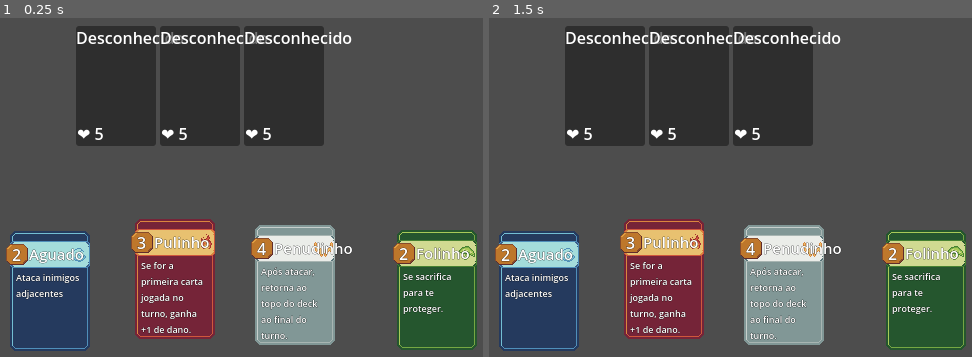
Above: before the commit, frames 1-2 (left to right).
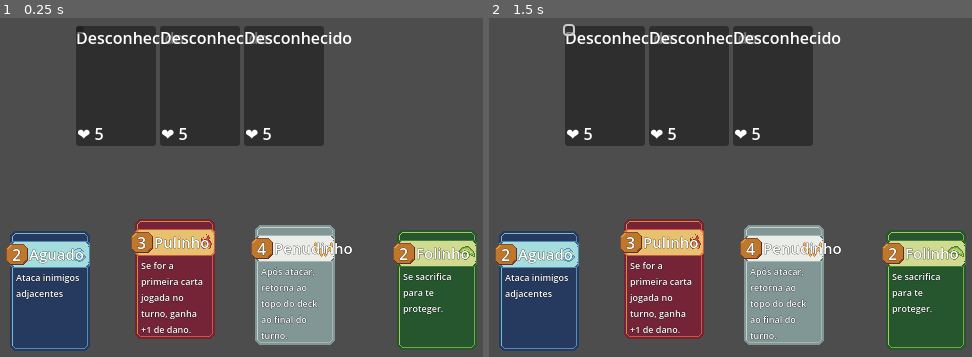
Above: after the commit, the same moments.

Repository: JonathanGoveira/CardGameTemplateGodot
Game: Godot game, scene res://scenes/battle_scene.tscn
Same seed, same stepped clock (60 frames per second), same inputs: the game is played once before the commit and once after it.
Inputs (mouse positions are in pixels of both pictures, inside the frame that each line leads up to):
- Up to frame 1 (0.25 s): no input
- Up to frame 2 (1.5 s): click (571, 31) at 0.52 s; click (571, 31) at 1.27 s

The runs differ from the first frame. In frame 1, less than 0.1% of the frame differs, in the area x 15-18%, y 4-5%; in frame 2, less than 0.1%, in the area x 15-18%, y 1-6%.

Commit message:
Update board.tscn

Diff:
--- a/cardgametemplate/scenes/battle/board.tscn
+++ b/cardgametemplate/scenes/battle/board.tscn
@@ -8,32 +8,39 @@
 anchors_preset = 0
 script = ExtResource("1_qmi5o")
 
-[node name="Margin" type="MarginContainer" parent="."]
+[node name="EnemyBoard" type="HBoxContainer" parent="."]
+layout_mode = 2
+offset_right = 248.0
+offset_bottom = 120.0
+
+[node name="Inimigo" parent="EnemyBoard" instance=ExtResource("2_qmi5o")]
+layout_mode = 2
+
+[node name="Inimigo2" parent="EnemyBoard" instance=ExtResource("2_qmi5o")]
+layout_mode = 2
+
+[node name="Inimigo3" parent="EnemyBoard" instance=ExtResource("2_qmi5o")]
+layout_mode = 2
+
+[node name="DeckManager" type="Node" parent="."]
+
+[node name="HandPlayer" type="HBoxContainer" parent="."]
+layout_mode = 2
+offset_top = 128.0
+offset_right = 248.0
+offset_bottom = 128.0
+
+[node name="VisualDeck" type="Control" parent="."]
+anchors_preset = 0
+offset_right = 40.0
+offset_bottom = 40.0
+
+[node name="TextureRect" type="TextureRect" parent="VisualDeck"]
 layout_mode = 0
 offset_right = 40.0
 offset_bottom = 40.0
 
-[node name="Layout" type="VBoxContainer" parent="Margin"]
-layout_mode = 2
-
-[node name="EnemyRow" type="HBoxContainer" parent="Margin/Layout"]
-layout_mode = 2
-
-[node name="Inimigo" parent="Margin/Layout/EnemyRow" instance=ExtResource("2_qmi5o")]
-layout_mode = 2
-
-[node name="Inimigo2" parent="Margin/Layout/EnemyRow" instance=ExtResource("2_qmi5o")]
-layout_mode = 2
-
-[node name="Inimigo3" parent="Margin/Layout/EnemyRow" instance=ExtResource("2_qmi5o")]
-layout_mode = 2
-
-[node name="Margin" type="MarginContainer" parent="Margin/Layout"]
-layout_mode = 2
-
-[node name="PlayerRow" type="HBoxContainer" parent="Margin/Layout"]
-layout_mode = 2
-
-[node name="PlayerCards" type="Node2D" parent="."]
-
-[node name="EnemyCards" type="Node2D" parent="."]
+[node name="ButtonTurn" type="Button" parent="."]
+layout_mode = 0
+offset_right = 8.0
+offset_bottom = 8.0
